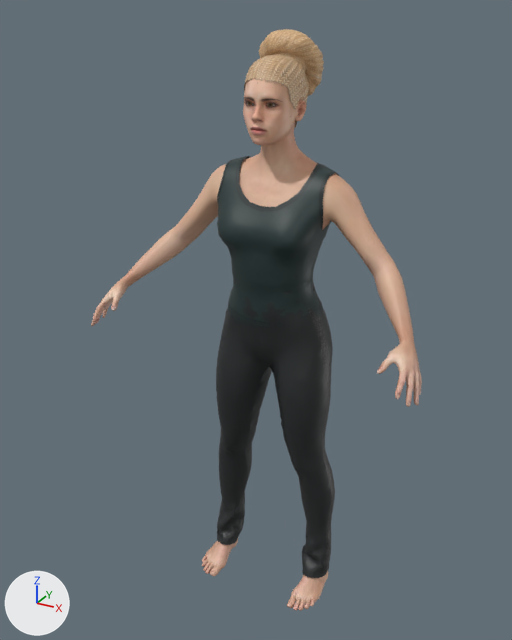
The glTF model assets/models/dancer-modern.glb, before and after one commit.
Rendered twice from a 50 mm lens placed at (0.886, -1.759, 1.778), pointed at (-0.038, -0.079, 0.938). Lighting does not change. The marker at lower left points along +X, +Y and +Z. The older version comes first. Vertices at exactly the same position are counted once.

Script lines for the objects in view, before the commit:
```python
mat_dancer_body = principled_material('dancer.body')
mat_dancer_body.texture = img_young_lightskinned_female_diffuse2  # with its transparency
me_elvs_braid_bun_q1 = bpy.data.meshes.new('elvs_braid_bun_q1')
me_elvs_braid_bun_q1.from_pydata(...)  # 10572 vertices, 21016 faces; spans x -0.091..0.089, y -0.14..0.113, z 1.471..1.729
me_elvs_braid_bun_q1.materials.append(mat_dancer_elvs_braid_bun)
me_elvs_lara_top1 = bpy.data.meshes.new('elvs_lara_top1')
me_elvs_lara_top1.from_pydata(...)  # 680 vertices, 1288 faces; spans x -0.164..0.165, y -0.169..0.07, z 0.933..1.397
me_elvs_lara_top1.materials.append(mat_dancer_elvs_lara_tank1)
me_eyebrow001 = bpy.data.meshes.new('eyebrow001')
me_eyebrow001.from_pydata(...)  # 124 vertices, 192 faces; spans x -0.0578..0.0578, y -0.1412..-0.107, z 1.5617..1.5742
me_eyebrow001.materials.append(mat_dancer_eyebrow001)  # picture img_eyebrow001
me_female_generic = bpy.data.meshes.new('female_generic')
me_female_generic.from_pydata(...)  # 12128 vertices, 24108 faces; spans x -0.51..0.51, y -0.3..0.07, z 0.0..1.67
me_female_generic.materials.append(mat_dancer_body)  # picture img_young_lightskinned_female_diffuse2
ob_dancer_dancer_female_generic = bpy.data.objects.new('dancer.dancer.female_generic', me_female_generic)
ob_dancer_dancer_female_generic.location = (0.0, 0.0, 0.0)
ob_dancer_elvs_braid_bun = bpy.data.objects.new('dancer.elvs_braid_bun', me_elvs_braid_bun_q1)
ob_dancer_elvs_braid_bun.location = (0.0, 0.0, 0.0)
ob_dancer_elvs_lara_tank1 = bpy.data.objects.new('dancer.elvs_lara_tank1', me_elvs_lara_top1)
ob_dancer_elvs_lara_tank1.location = (0.0, 0.0, 0.0)
ob_dancer_eyebrow001 = bpy.data.objects.new('dancer.eyebrow001', me_eyebrow001)
ob_dancer_eyebrow001.location = (0.0, 0.0, 0.0)
# also in view: 'dancer.elvs_disco_pants_skinny' at (0.0, -0.021, 0.557)
```
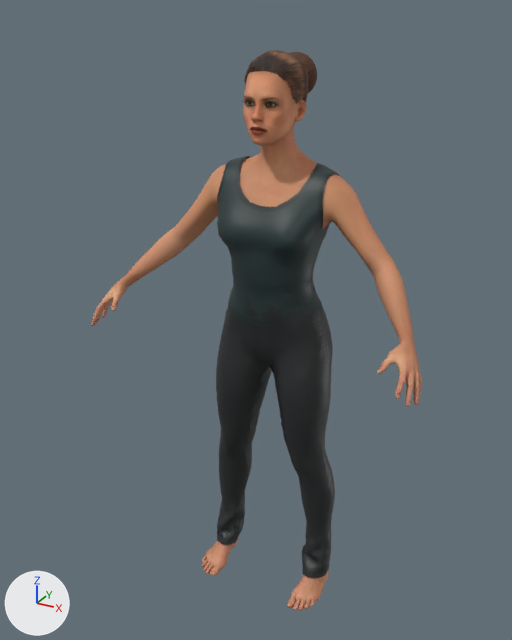
Boxes [x1, y1, x2, y2] around the edits, measured in the pictures (512 x 640 px):
'dancer.dancer.female_generic', surface changed
    both: [91, 78, 422, 611]
'dancer.elvs_braid_bun', reshaped, recoloured (beige to brown)
    before: [244, 29, 324, 128]
    after: [244, 50, 317, 104]
'dancer.eyebrow001', deleted
    before: [243, 97, 282, 102]
'dancer.eyebrow010', added
    after: [244, 96, 278, 101]

The change, as a list of edits to the scene's bpy script:
```text
Add img_hair_bun_brown:
    img_hair_bun_brown = load_image('Hair_bun_brown', '_unpacked/Hair_bun_brown', 512, 512, 'sRGB')
Add img_young_lightskinned_female_diffuse6:
    img_young_lightskinned_female_diffuse6 = load_image('young_lightskinned_female_diffuse6', '_unpacked/young_lightskinned_female_diffuse6', 2048, 2048, 'sRGB')
Add img_eyebrow010:
    img_eyebrow010 = load_image('eyebrow010', '_unpacked/eyebrow010', 512, 512, 'sRGB')
Change mat_dancer_body:
    mat_dancer_body.texture: img_young_lightskinned_female_diffuse2 -> img_young_lightskinned_female_diffuse6  # with its transparency
    mat_dancer_body.roughness: 0.5 -> 0.7
Add mat_dancer_rehmanpolanski_hair_bun_brown:
    mat_dancer_rehmanpolanski_hair_bun_brown = principled_material('dancer.rehmanpolanski_hair_bun_brown')
    mat_dancer_rehmanpolanski_hair_bun_brown.texture = img_hair_bun_brown  # with its transparency
    mat_dancer_rehmanpolanski_hair_bun_brown.roughness = 0.796
Add mat_dancer_eyebrow010:
    mat_dancer_eyebrow010 = principled_material('dancer.eyebrow010')
    mat_dancer_eyebrow010.texture = img_eyebrow010  # with its transparency
Change me_elvs_braid_bun_q1:
    used by ob_dancer_elvs_braid_bun; location = (0.0, 0.0, 0.0)
    remove me_elvs_braid_bun_q1.from_pydata(...)  # 10572 vertices, 21016 faces; spans x -0.091..0.089, y -0.14..0.113, z 1.471..1.729
    remove me_elvs_braid_bun_q1.materials.append(mat_dancer_elvs_braid_bun)
    add me_elvs_braid_bun_q1.from_pydata(...)  # 2524 vertices, 4432 faces; spans x -0.079..0.078, y -0.12..0.115, z 1.476..1.68
    me_elvs_braid_bun_q1 part 1: 2 vertices moved within x 0.048..0.052, y 0.035..0.095, z 1.573..1.594; 10566 vertices removed from x -0.091..0.089, y -0.14..0.113, z 1.471..1.729; 2518 vertices added at x -0.079..0.078, y -0.12..0.115, z 1.476..1.68
    add me_elvs_braid_bun_q1.materials.append(mat_dancer_rehmanpolanski_hair_bun_brown)  # picture img_hair_bun_brown
Add me_eyebrow010:
    me_eyebrow010.from_pydata(...)  # 124 vertices, 192 faces; spans x -0.0547..0.0547, y -0.142..-0.112, z 1.5634..1.5776
    me_eyebrow010.materials.append(mat_dancer_eyebrow010)  # picture img_eyebrow010
Remove ob_dancer_eyebrow001:
    ob_dancer_eyebrow001 = bpy.data.objects.new('dancer.eyebrow001', me_eyebrow001)
    ob_dancer_eyebrow001.location = (0.0, 0.0, 0.0)
Add ob_dancer_eyebrow010:
    ob_dancer_eyebrow010 = bpy.data.objects.new('dancer.eyebrow010', me_eyebrow010)
    ob_dancer_eyebrow010.location = (0.0, 0.0, 0.0)
```
